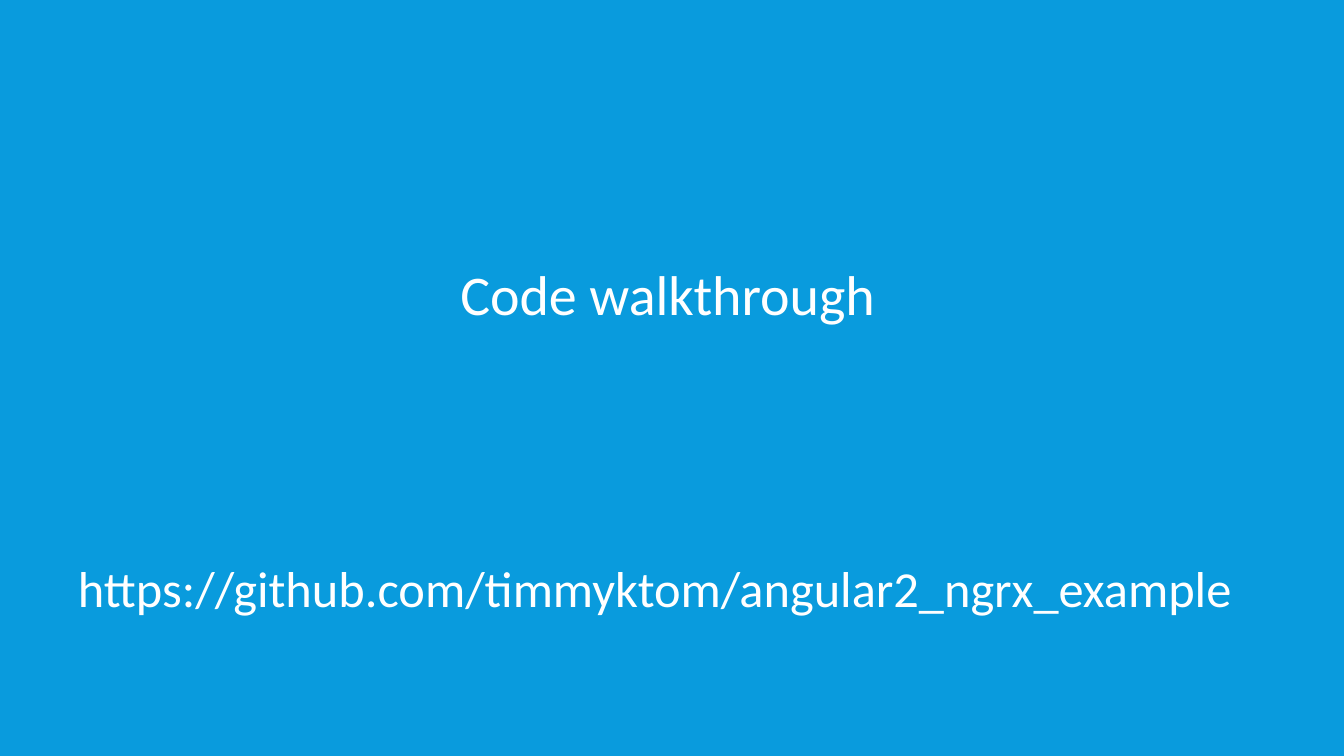
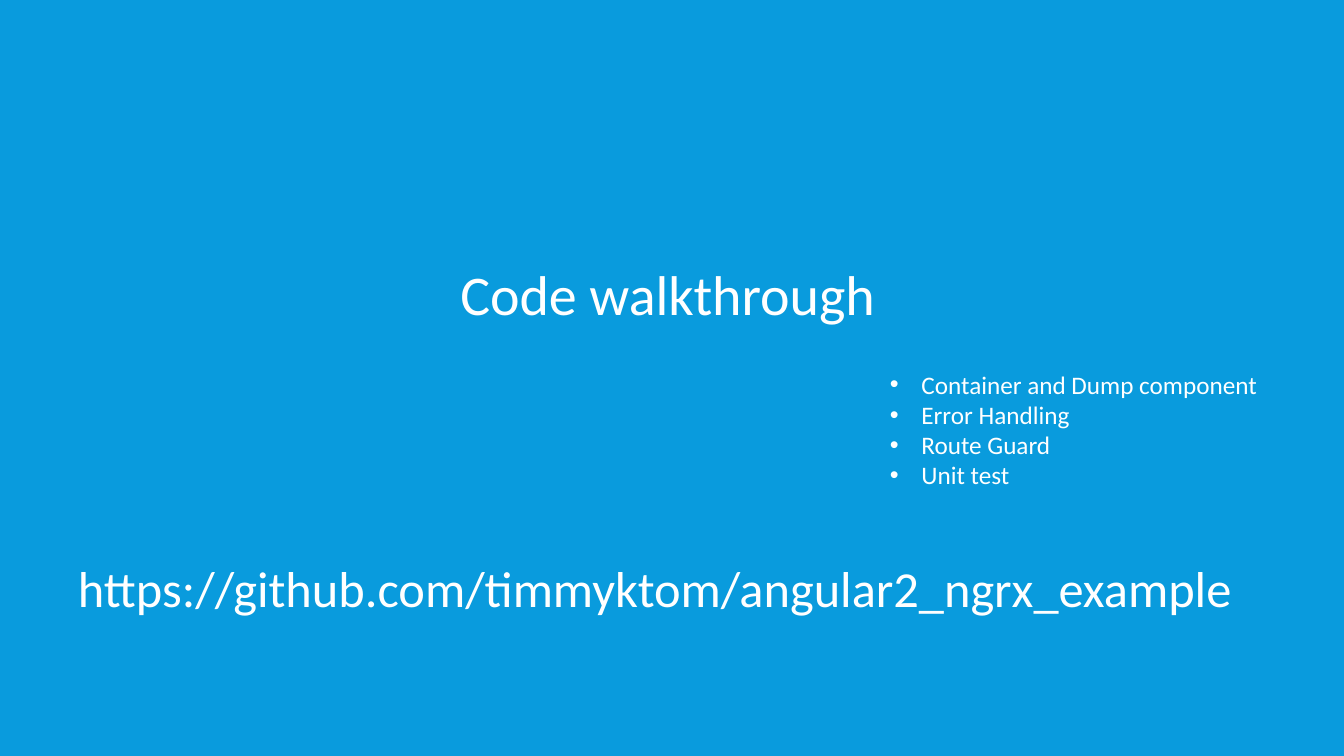
Before and after one commit to timmyktom/angular_ngrx_example, a slide deck: slide 12 of example-angular2-ngrx/Introduction to Ngrx.pptx (slide 13 before the commit). Drawn at 1344x756 pixels with LibreOffice and Linux fonts; fonts in the diff are those of the drawing. Boxes give left, top, right and bottom in pixels: in the first picture for what was removed or moved away, otherwise in the second. Text is boxed around its words. In the diff, an @@ line names an element or a change of style, - is before the commit and + after.

```diff
--- a/example-angular2-ngrx/Introduction to Ngrx.pptx
+++ b/example-angular2-ngrx/Introduction to Ngrx.pptx
@@ text added at (x1=921, y1=376, x2=1257, y2=484), 18 pt, text #FFFFFF @@
+• Container and Dump component
+• Error Handling
+• Route Guard
+• Unit test
```
Also in this commit, not shown: 2 other slides changed, 1 slide removed.
